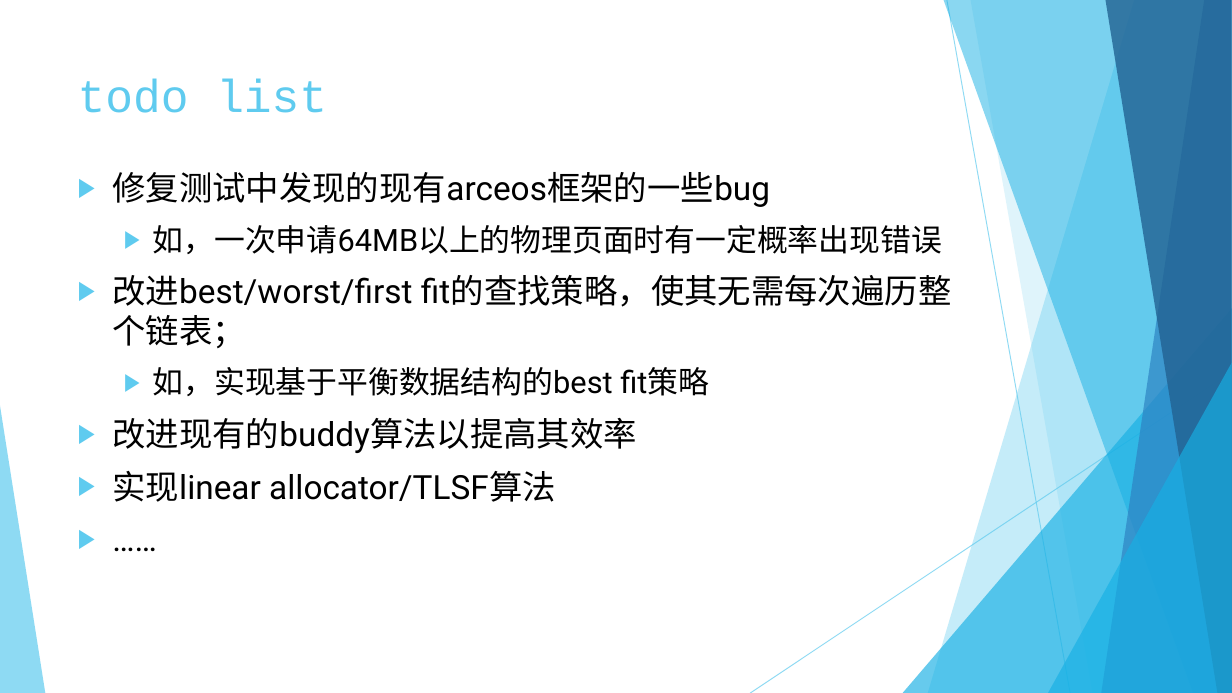
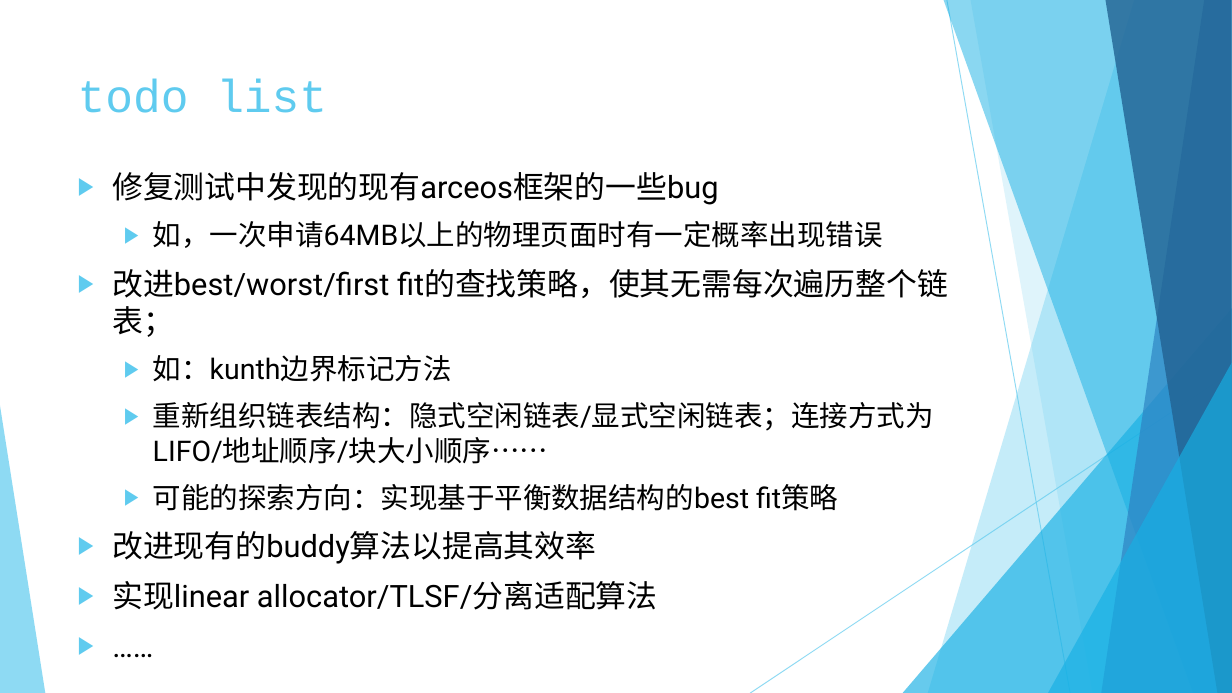
Before and after one commit to rcore-os/mem_malloc_subsystem, a slide deck: slide 22 of slides/week8.pptx. Drawn at 1232x693 pixels with LibreOffice and Linux fonts; fonts in the diff are those of the drawing. Boxes give left, top, right and bottom in pixels: in the first picture for what was removed or moved away, otherwise in the second. Text is boxed around its words. In the diff, an @@ line names an element or a change of style, - is before the commit and + after.

```diff
--- a/slides/week8.pptx
+++ b/slides/week8.pptx
@@ text at (x1=112, y1=172, x2=948, y2=564): size 26 to 24.1 pt in "修复测试中发现的现有arceos框架的一些bug", "改进best/worst/first fit的查找策略，使其无需每次遍历整个链表；", "改进现有的buddy算法以提高其效率", "……"; size 24 to 22.2 pt in "如，一次申请64MB以上的物理页面时有一定概率出现错误" @@
@@ text at (x1=153, y1=355, x2=934, y2=511): text changed; size 24 to 22.2 pt @@
-  ▶ 如，实现基于平衡数据结构的best fit策略
+  ▶ 如：kunth边界标记方法
+  ▶ 重新组织链表结构：隐式空闲链表/显式空闲链表；连接方式为LIFO/地址顺序/块大小顺序……
+  ▶ 可能的探索方向：实现基于平衡数据结构的best fit策略
@@ text at (x1=112, y1=581, x2=658, y2=610): text changed; size 26 to 24.1 pt @@
-▶ 实现linear allocator/TLSF算法
+▶ 实现linear allocator/TLSF/分离适配算法
```
Also in this commit, not shown: 1 other slide changed, 1 slide added.
